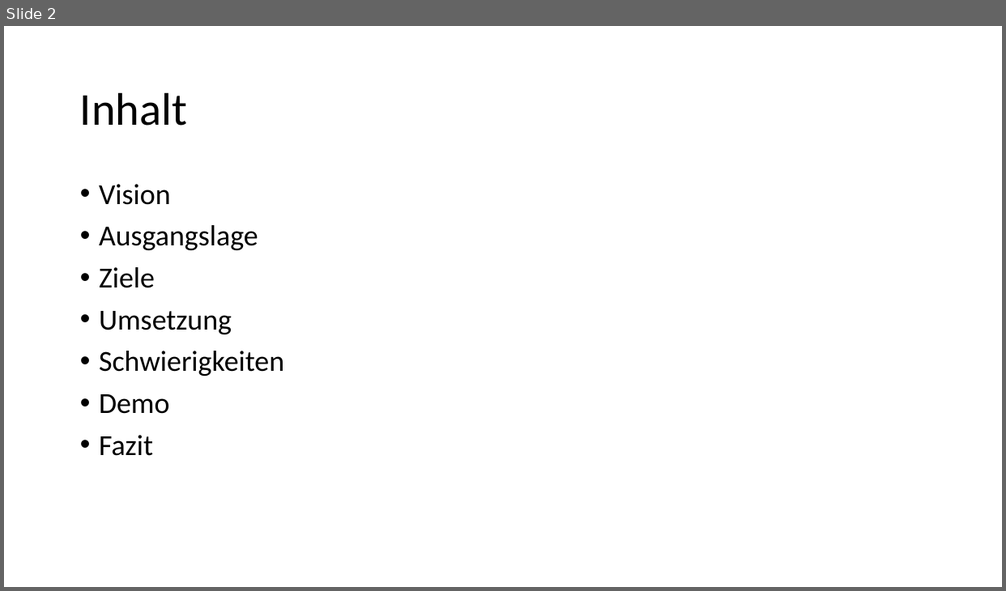
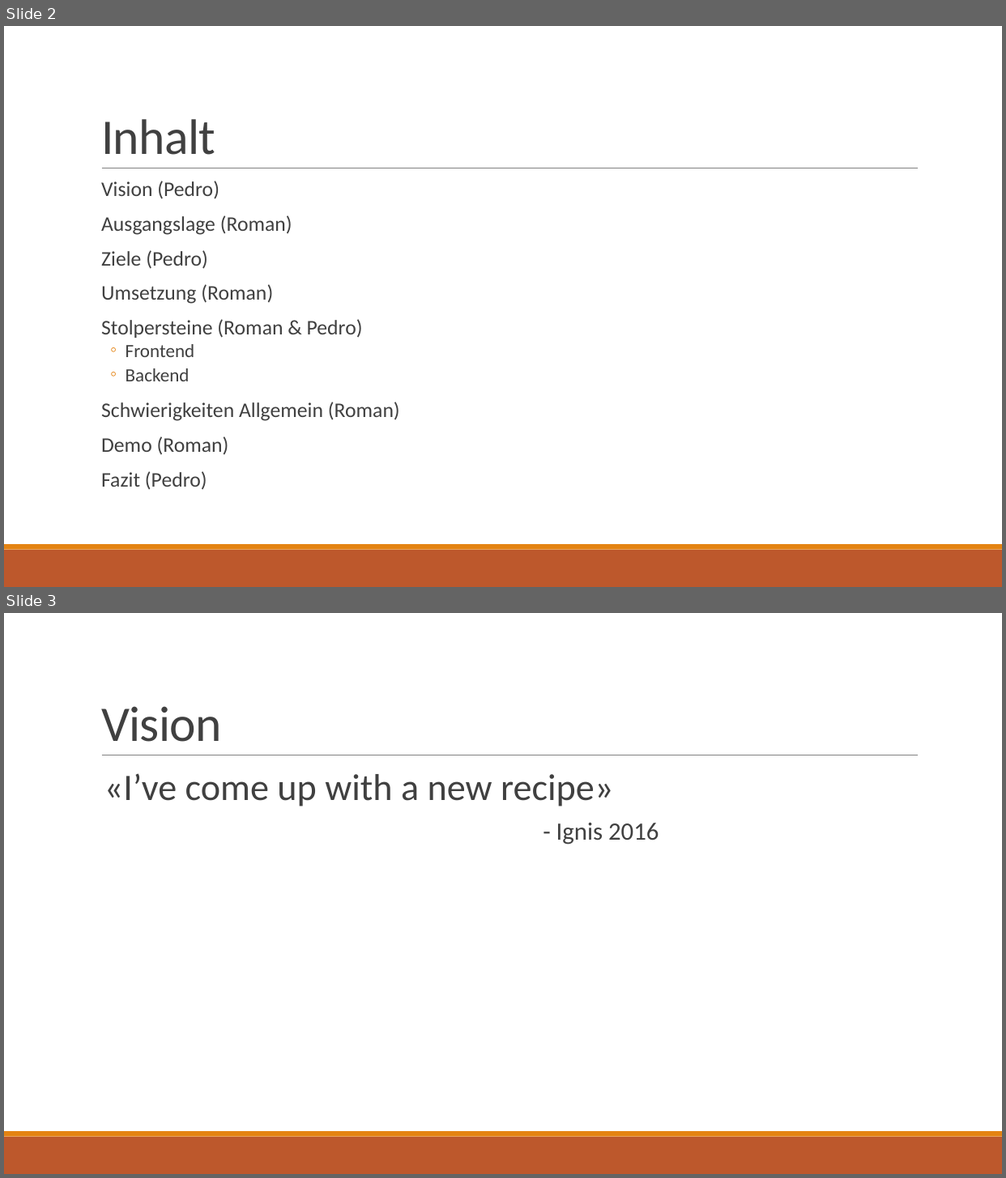
Before and after one commit to HolzbaumStudios/CookBook, a slide deck: Docs/Präsentation_Kochbuch.pptx. Shown one above the other, each under a label of ours: slide 2 before the commit, slides 2 and 3 after it. The pictures are 1006x591 and 1006x1178 pixels, drawn with LibreOffice and Linux fonts; fonts in the diff are those of the drawing. Boxes give left, top, right and bottom in pixels: in the first picture for what was removed or moved away, otherwise in the second. Text is boxed around its words. In the diff, an @@ line names an element or a change of style, - is before the commit and + after.

Commit message:
Praesentation
+ Teil Roman Präsi

```diff
--- a/Docs/Präsentation_Kochbuch.pptx
+++ b/Docs/Präsentation_Kochbuch.pptx
@@ slide 3 added at (4,613,1002,1174), background #FFFFFF; not listed: 3 template elements that a slide beside it also shows @@
@@ title added at (101,706,222,742), 48 pt, text #404040 @@
+Vision
@@ text added at (104,773,658,845), 36 pt, text #404040 @@
+  «I’ve come up with a new recipe»
+  - Ignis 2016
@@ slide 2 changed as well @@
@@ title "Inhalt": place and size @@
-title "Inhalt" at (80,92,187,126)
+title "Inhalt" at (101,119,215,155)
@@ title "Inhalt" at (101,119,215,155): size 44 to 48 pt, text colour #000000 to #404040, letter spacing 0 to -0.5 pt; line spacing 0.9 to 0.85; vertical alignment middle to bottom @@
@@ line added from (102, 169) to (918, 169), #808080 0.5 pt @@
@@ text at (101,181,400,490): text changed; size 28 to 20 pt; text colour #000000 to #404040 @@
-• Vision
-• Ausgangslage
-• Ziele
-• Umsetzung
-• Schwierigkeiten
-• Demo
-• Fazit
+  Vision (Pedro)
+  Ausgangslage (Roman)
+  Ziele (Pedro)
+  Umsetzung (Roman)
+  Stolpersteine (Roman & Pedro)
+  ◦ Frontend
+  ◦ Backend
+  Schwierigkeiten Allgemein (Roman)
+  Demo (Roman)
+  Fazit (Pedro)
@@ rectangle added at (4,550,1002,587), fill #BD582C @@
@@ rectangle added at (4,544,1002,550), fill #E48312 @@
```
Also in this commit, not shown: 1 other slide changed, 12 other slides added, 2 other files.
